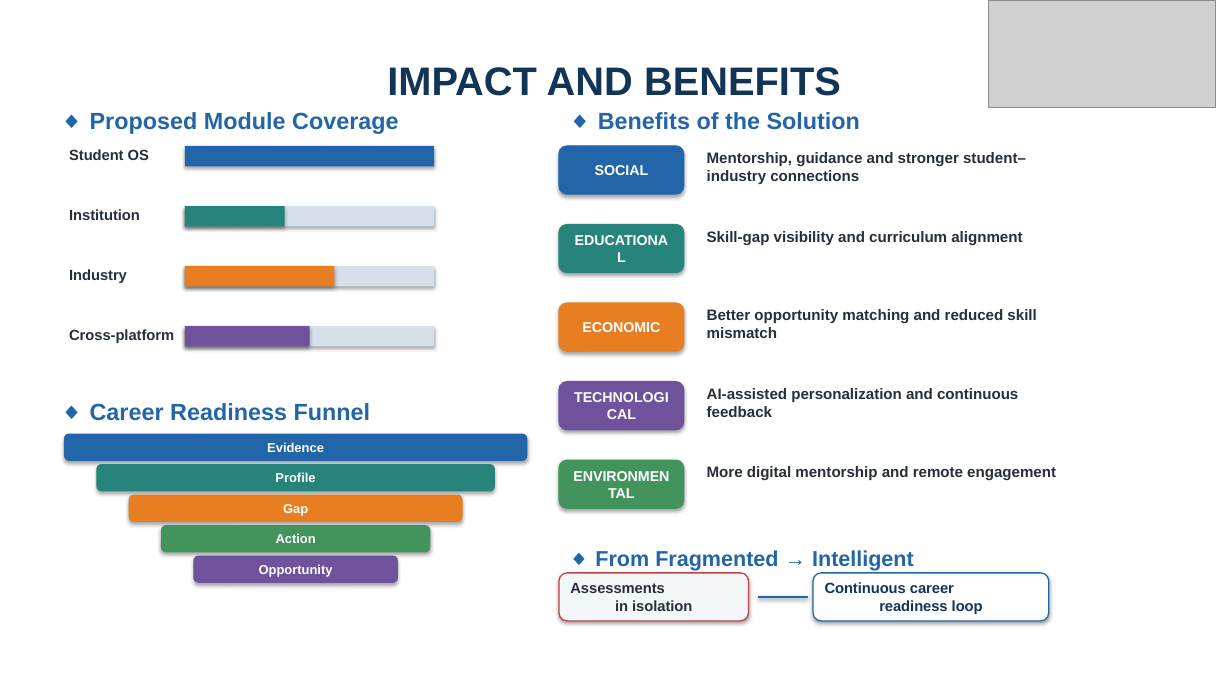
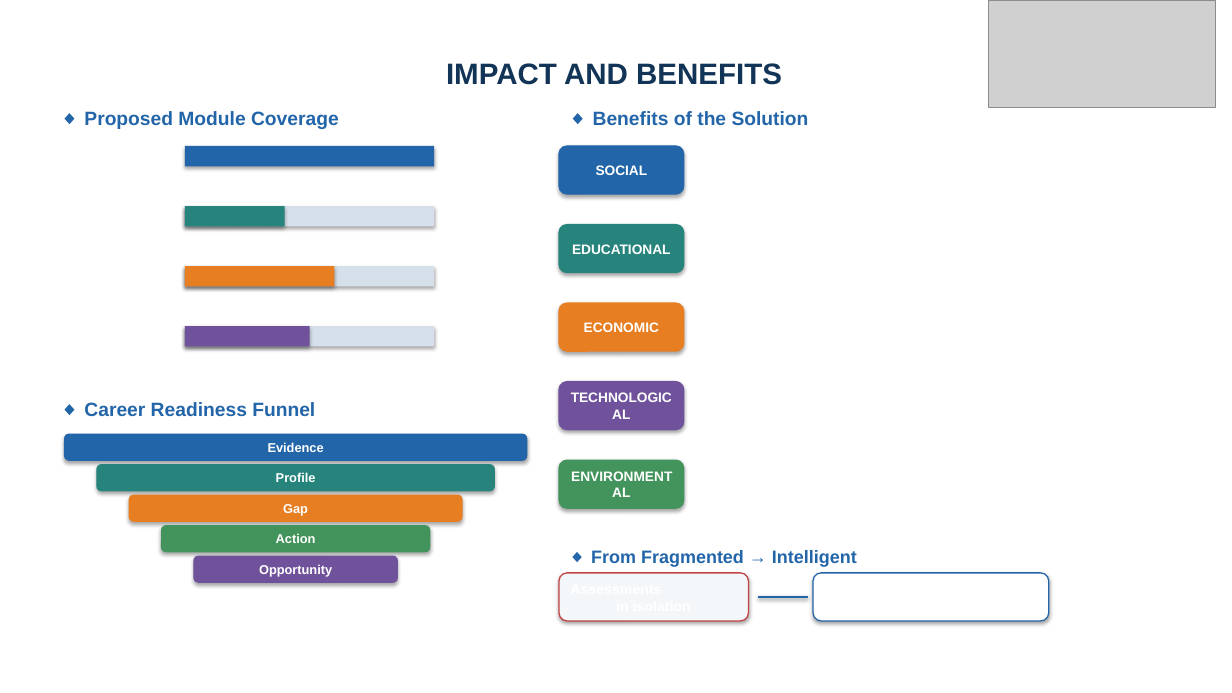
Before and after one commit to satvik0160/Hackathon-Project, a slide deck: slide 5 of SIH_Final_PPT.pptx. Drawn at 1232x693 pixels with LibreOffice and Linux fonts; fonts in the diff are those of the drawing; grey boxes stand for pictures. Boxes give left, top, right and bottom in pixels: in the first picture for what was removed or moved away, otherwise in the second. Text is boxed around its words. In the diff, an @@ line names an element or a change of style, - is before the commit and + after.

```diff
--- a/SIH_Final_PPT.pptx
+++ b/SIH_Final_PPT.pptx
@@ text "IMPACT AND BENEFITS" at <box>446,63,782,85</box>: size 31.1 to 23 pt @@
@@ size 18.2 to 15 pt in 3 elements at <box>84,111,339,129</box>, <box>84,402,315,416</box>, <box>593,111,809,125</box> @@
@@ text removed at <box>69,149,149,160</box> @@
-Student OS
@@ text removed at <box>707,152,1026,184</box> @@
-Mentorship, guidance and stronger student–industry connections
@@ text removed at <box>69,209,140,220</box> @@
-Institution
@@ text removed at <box>707,231,1022,245</box> @@
-Skill-gap visibility and curriculum alignment
@@ text removed at <box>69,269,127,283</box> @@
-Industry
@@ text removed at <box>69,329,174,343</box> @@
-Cross-platform
@@ text removed at <box>707,309,1036,338</box> @@
-Better opportunity matching and reduced skill mismatch
@@ text removed at <box>707,388,1018,417</box> @@
-AI-assisted personalization and continuous feedback
@@ size 11.1 to 10.7 pt in 4 elements at <box>559,225,684,273</box>, <box>559,303,684,351</box>, <box>559,382,684,430</box>, <box>559,460,684,508</box> @@
@@ text removed at <box>707,466,1056,480</box> @@
-More digital mentorship and remote engagement
@@ size 10.1 to 10 pt in 4 elements at <box>65,434,527,460</box>, <box>97,465,494,491</box>, <box>129,495,462,521</box>, <box>194,556,397,582</box> @@
@@ text "◆ From Fragmented → Intelligent" at <box>591,550,857,567</box>: size 16.9 to 14 pt @@
@@ text in rounded rectangle at <box>570,583,692,611</box>: text removed @@
-Assessments
-in isolation
@@ text in rounded rectangle at <box>825,582,983,614</box>: text removed @@
-Continuous career
-readiness loop
```
Also in this commit, not shown: 4 other slides changed, 1 slide added, 2 slides removed.
